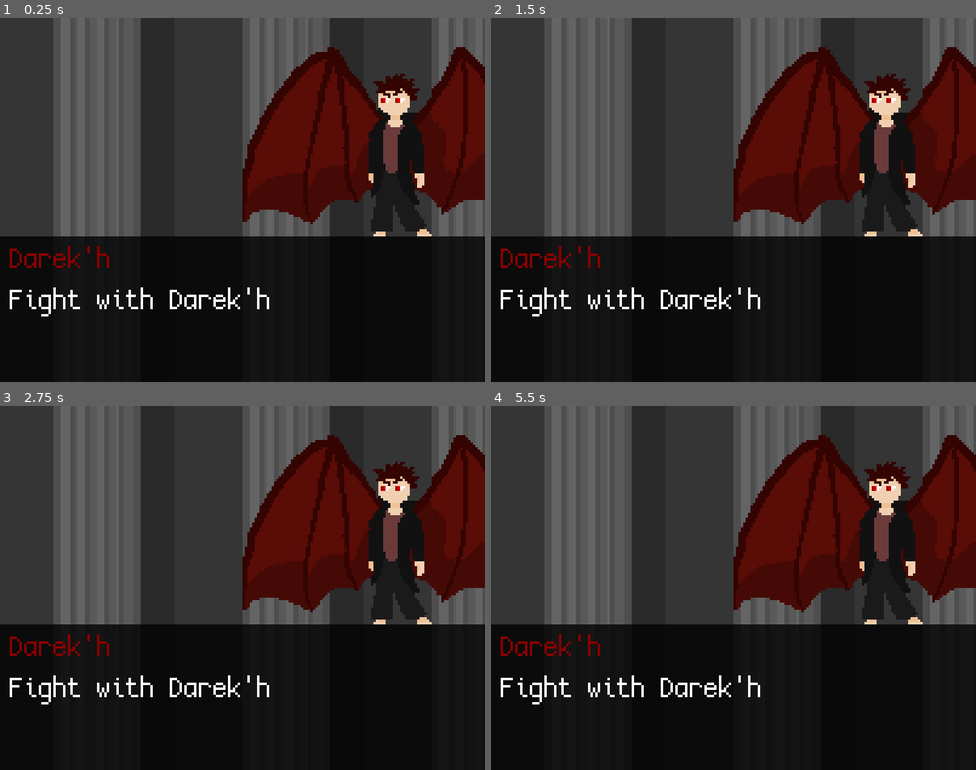
Above: before the commit, frames 1-4 (two rows, left to right).
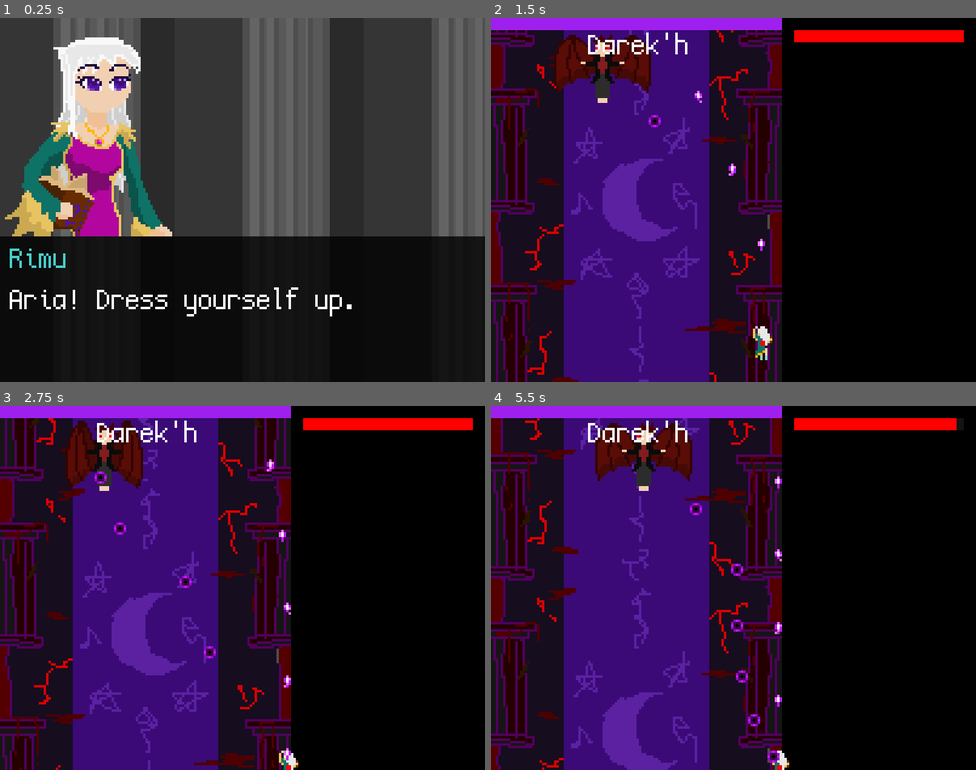
Above: after the commit, the same moments.

Repository: Voltinus/rimu
Game: Godot game, scene res://levels/Dialogue9DarekhBefore/Dialogue9DarekhBefore.tscn
Same seed, same stepped clock (60 frames per second), same inputs: the game is played once before the commit and once after it. This scene is started directly instead of the project's main scene.
Inputs:
- Up to frame 1 (0.25 s): no input
- Up to frame 2 (1.5 s): tap Enter (dialogue_skip) at 0.5 s; hold D (move_right) 0.53-1.28 s; hold S (move_down) from 1.28 s (still down)
- Up to frame 3 (2.75 s): release S (move_down) at 2.03 s; hold D (move_right) from 2.03 s (still down)
- Up to frame 4 (5.5 s): release D (move_right) at 2.78 s; hold W (move_up) 2.78-3.53 s; hold A (move_left) 3.53-5.03 s; hold S (move_down) from 5.03 s (still down)

The runs differ from the first frame. In frame 1, 30% of the frame differs, in the area x 1-100%, y 5-82%; in frame 2, 75%, in the area x 0-100%, y 0-100%; in frame 3, 74%; in frame 4, 74%.

Commit message:
Added Aria dialogues

Diff:
--- a/levels/Dialogue7AriaBefore/Dialogue7AriaBefore.gd
+++ b/levels/Dialogue7AriaBefore/Dialogue7AriaBefore.gd
@@ -2,7 +2,13 @@
 
 func _ready():
 	dialogue_lines = [
-		["Aria", "DIAL_ARIA1"]
+		["Rimu", "DIAL_RIMU16"],
+		["Aria", "DIAL_ARIA1"],
+		["Rimu", "DIAL_RIMU17"],
+		["Aria", "DIAL_ARIA2"],
+		["Rimu", "DIAL_RIMU18"],
+		["Rimu", "DIAL_RIMU19"],
+		["Aria", "DIAL_ARIA3"]
 	]
 
 	next_stage = "Level4Air"
--- a/levels/Dialogue8AriaAfter/Dialogue8AriaAfter.gd
+++ b/levels/Dialogue8AriaAfter/Dialogue8AriaAfter.gd
@@ -1 +1,13 @@
 extends "res://templates/Dialogue/Dialogue.gd"
+
+func _ready():
+	dialogue_lines = [
+		["Rimu", "DIAL_RIMU20"],
+		["Aria", "DIAL_ARIA4"],
+		["Rimu", "DIAL_RIMU21"],
+		["Aria", "DIAL_ARIA5"]
+	]
+
+	next_stage = "Dialogue9DarekhBefore"
+
+	_update()
--- a/levels/Dialogue9DarekhBefore/Dialogue9DarekhBefore.gd
+++ b/levels/Dialogue9DarekhBefore/Dialogue9DarekhBefore.gd
@@ -1 +1,10 @@
 extends "res://templates/Dialogue/Dialogue.gd"
+
+func _ready():
+	dialogue_lines = [
+		["Rimu", "DIAL_RIMU16"]
+	]
+
+	next_stage = "Level5Dark"
+
+	_update()
--- a/levels/Dialogue9DarekhBefore/Dialogue9DarekhBefore.tscn
+++ b/levels/Dialogue9DarekhBefore/Dialogue9DarekhBefore.tscn
@@ -5,4 +5,3 @@
 
 [node name="Dialogue9DarekhBefore" instance=ExtResource( 1 )]
 script = ExtResource( 2 )
-dialogue_lines = [ [ "Darek'h", "Fight with Darek'h" ] ]
--- a/misc/translations.csv
+++ b/misc/translations.csv
@@ -46,3 +46,7 @@
 DIAL_RIMU18;What a unruly kid… (...kid?);Co za niesforne dziecko... (…dziecko?);DIAL_RIMU18_eo
 DIAL_RIMU19;Let’s play a game. If I win, you’ll dress yourself up and tell me where Darek’h is.;Zagrajmy w grę. Jeśli wygram, ubierzesz się i powiesz mi gdzie jest Darek’h.;DIAL_RIMU19_eo
 DIAL_ARIA3;Okaaay…;Okeeej…;DIAL_ARIA3_eo
+DIAL_RIMU20;You know the rules?;Znasz zasady?;DIAL_RIMU20_eo
+DIAL_ARIA4;I know, I know… Darek’h is behind that door.;Znam, znam… Darek’h jest za tymi drzwiami.;DIAL_ARIA4_eo
+DIAL_RIMU21;Thanks. Bye!;Dzięki. Cześć!;DIAL_RIMU21_eo
+DIAL_ARIA5;Byyyye!;Pa paaaa!;DIAL_ARIA5_eo
Binary file changed: misc/translations.en.translation
Binary file changed: misc/translations.eo.translation
Binary file changed: misc/translations.pl.translation
Not shown, added: misc/.~lock.translations.csv#
